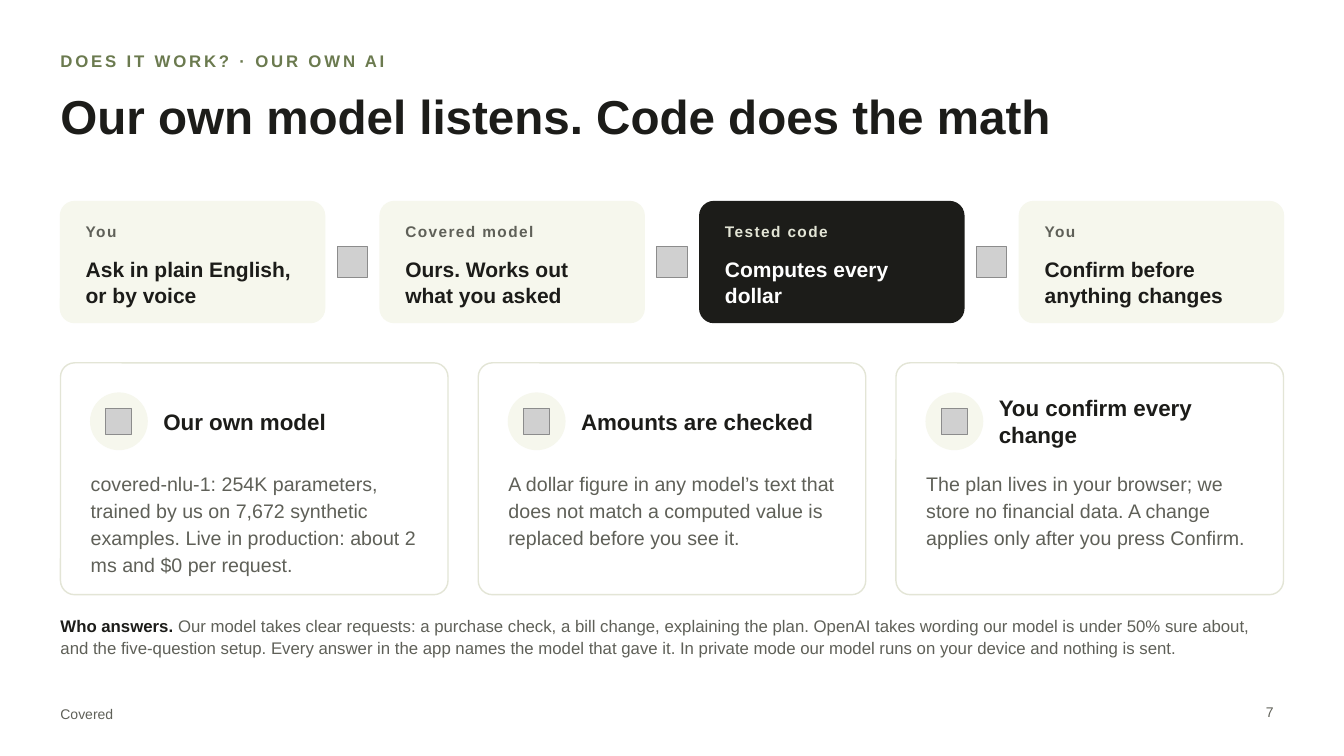
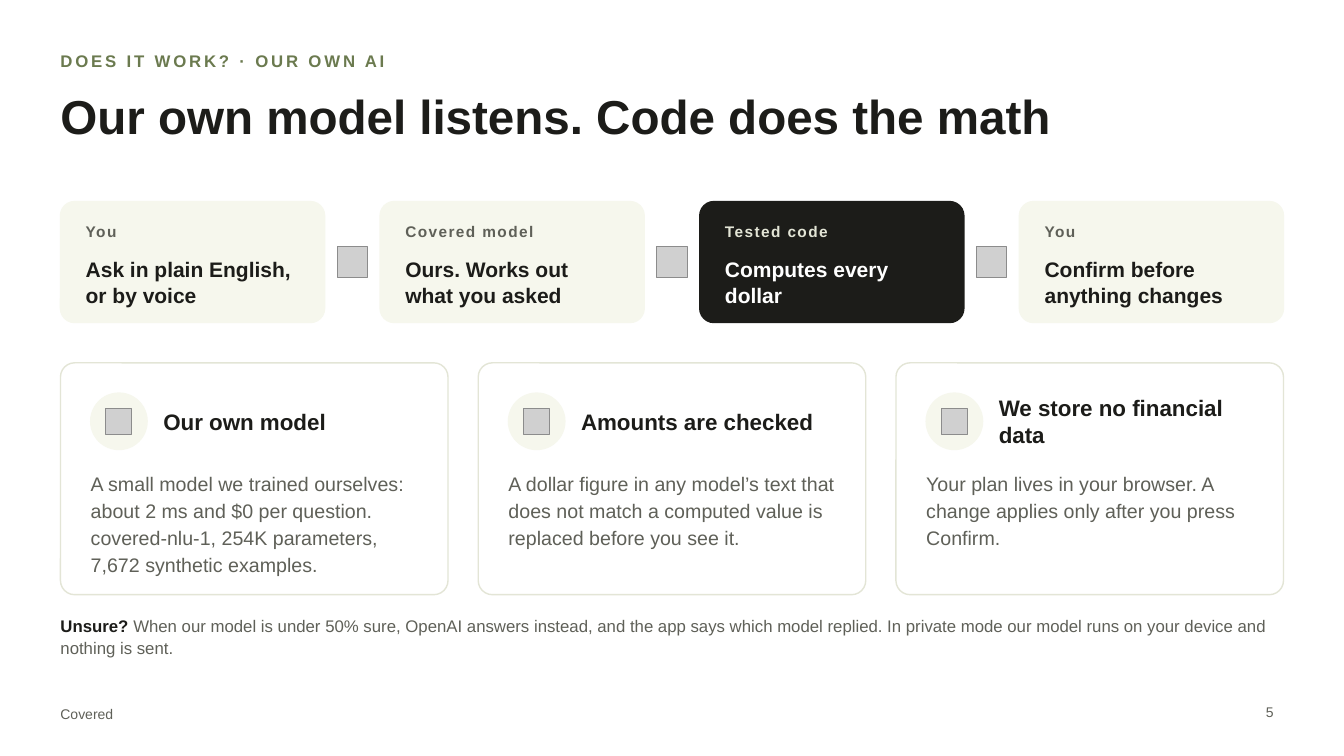
Before and after one commit to chinusoid/FractureTeam, a slide deck: slide 5 of pitch/covered-pitch.pptx (slide 7 before the commit). Drawn at 1344x756 pixels with LibreOffice and Linux fonts; fonts in the diff are those of the drawing; grey boxes stand for pictures. Boxes give left, top, right and bottom in pixels: in the first picture for what was removed or moved away, otherwise in the second. Text is boxed around its words. In the diff, an @@ line names an element or a change of style, - is before the commit and + after.

```diff
--- a/pitch/covered-pitch.pptx
+++ b/pitch/covered-pitch.pptx
@@ text at [999,399,1223,444]: text changed @@
-You confirm every change
+We store no financial data
@@ text at [91,477,403,576]: text changed @@
-covered-nlu-1: 254K parameters, trained by us on 7,672 synthetic examples. Live in production: about 2 ms and $0 per request.
+A small model we trained ourselves: about 2 ms and $0 per question. covered-nlu-1, 254K parameters, 7,672 synthetic examples.
@@ text at [926,477,1235,545]: text changed @@
-The plan lives in your browser; we store no financial data. A change applies only after you press Confirm.
+Your plan lives in your browser. A change applies only after you press Confirm.
@@ text at [60,620,1266,658]: text changed @@
-Who answers. Our model takes clear requests: a purchase check, a bill change, explaining the plan. OpenAI takes wording our model is under 50% sure about, and the five-question setup. Every answer in the app names the model that gave it. In private mode our model runs on your device and nothing is sent.
+Unsure? When our model is under 50% sure, OpenAI answers instead, and the app says which model replied. In private mode our model runs on your device and nothing is sent.
@@ page number at [1266,707,1274,717]: text changed @@
-7
+5
```
Also in this commit, not shown: 9 other slides changed, 3 other files.
